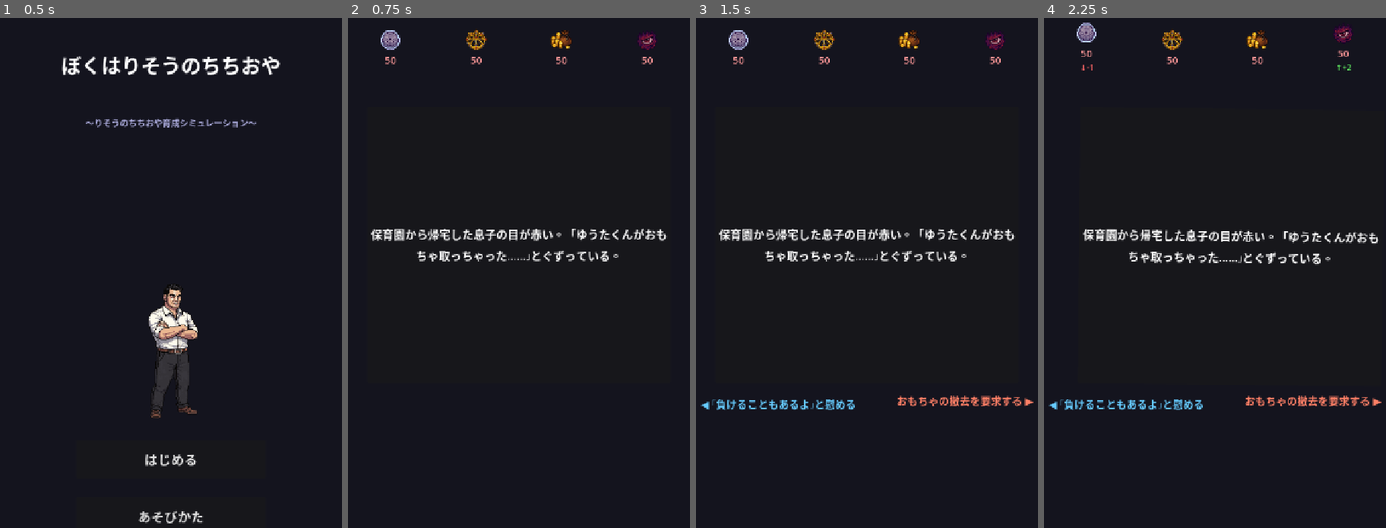
Above: before the commit, frames 1-4 (left to right).
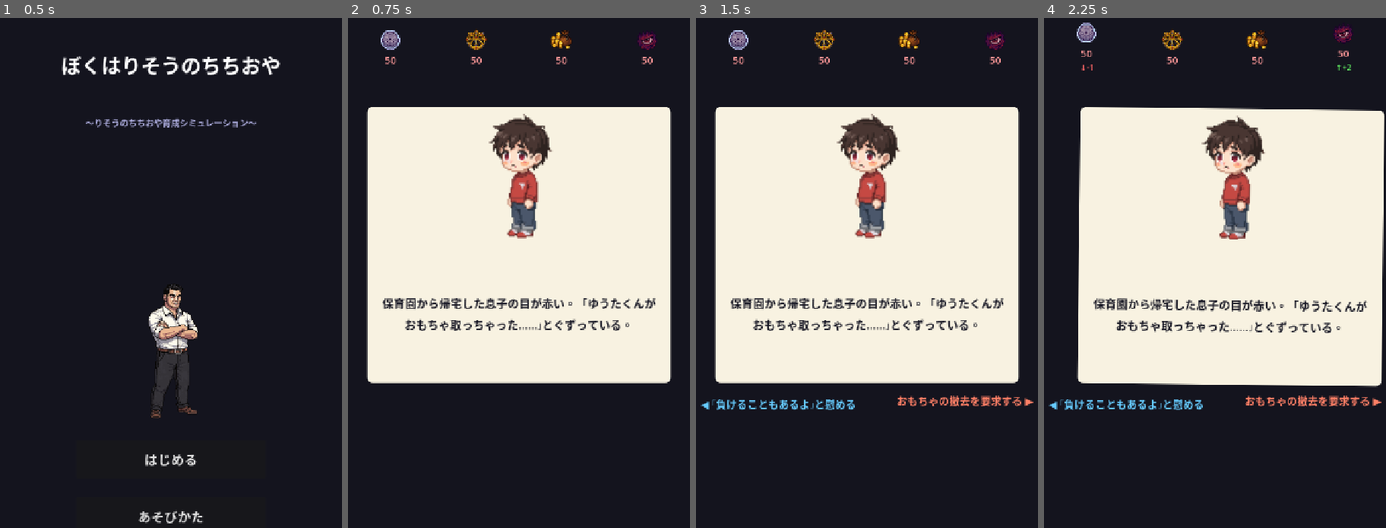
Above: after the commit, the same moments.

Repository: komatubara/boku-wa-risou-no-chichi-oya
Game: Godot game, scene res://scenes/title.tscn
Same seed, same stepped clock (60 frames per second), same inputs: the game is played once before the commit and once after it.
Inputs (mouse positions are in pixels of both pictures, inside the frame that each line leads up to):
- Up to frame 1 (0.5 s): no input
- Up to frame 2 (0.75 s): click "はじめる" at 0.5 s
- Up to frame 3 (1.5 s): tap Enter at 1.25 s; move the mouse to (942, 288) at 1.27 s; click (942, 288) at 1.42 s
- Up to frame 4 (2.25 s): tap Space at 2 s; drag from (1146, 344) to (1197, 436) at 2.02 s

Frame 1 is identical in both runs. In frame 2, 48% of the frame differs, in the area x 5-95%, y 17-72%; in frame 3, 48%; in frame 4, 48%.

Commit message:
カード外観: 白ベージュ背景・キャラクター画像表示を実装
- StyleBoxFlat で白ベージュ角丸カードを追加
- TextureRect でキャラクター画像をカード上部（290px）に表示
- イベントテキストをカード下部に配置、文字色をダーク系に変更
- set_card() で character_image フィールドを読み込んで表示

Co-Authored-By: Claude Sonnet 4.6 <noreply@anthropic.com>

Diff:
--- a/scripts/card_ui.gd
+++ b/scripts/card_ui.gd
@@ -12,9 +12,12 @@
 const CARD_Y := 200.0
 
 var _card_panel: Panel
+var _char_image: TextureRect
 var _event_label: Label
 var _left_hint: Label
 var _right_hint: Label
+
+const IMAGE_H := 290.0  # カード上部のキャラクター画像エリア高さ
 
 var _card_data: Dictionary = {}
 var _drag_start: Vector2 = Vector2.ZERO
@@ -27,23 +30,36 @@
 
 
 func _build_ui() -> void:
-	# カードパネル
+	# カードパネル（白ベージュ・角丸）
 	_card_panel = Panel.new()
 	_card_panel.size = Vector2(CARD_W, CARD_H)
 	_card_panel.position = Vector2(CARD_X, CARD_Y)
+	var style := StyleBoxFlat.new()
+	style.bg_color = Color(0.97, 0.95, 0.88)
+	style.corner_radius_top_left    = 12
+	style.corner_radius_top_right   = 12
+	style.corner_radius_bottom_left = 12
+	style.corner_radius_bottom_right = 12
+	_card_panel.add_theme_stylebox_override("panel", style)
 	add_child(_card_panel)
 
-	# イベントテキスト
+	# キャラクター画像（カード上部）
+	_char_image = TextureRect.new()
+	_char_image.expand_mode = TextureRect.EXPAND_IGNORE_SIZE
+	_char_image.stretch_mode = TextureRect.STRETCH_KEEP_ASPECT_CENTERED
+	_char_image.size = Vector2(CARD_W, IMAGE_H)
+	_char_image.position = Vector2(0, 0)
+	_card_panel.add_child(_char_image)
+
+	# イベントテキスト（カード下部）
 	_event_label = Label.new()
-	_event_label.set_anchors_and_offsets_preset(Control.PRESET_FULL_RECT)
-	_event_label.add_theme_constant_override("margin_left", 24)
-	_event_label.add_theme_constant_override("margin_right", 24)
-	_event_label.add_theme_constant_override("margin_top", 24)
-	_event_label.add_theme_constant_override("margin_bottom", 24)
+	_event_label.size = Vector2(CARD_W - 48, CARD_H - IMAGE_H - 16)
+	_event_label.position = Vector2(24, IMAGE_H + 8)
 	_event_label.horizontal_alignment = HORIZONTAL_ALIGNMENT_CENTER
 	_event_label.vertical_alignment = VERTICAL_ALIGNMENT_CENTER
 	_event_label.autowrap_mode = TextServer.AUTOWRAP_WORD_SMART
 	_event_label.add_theme_font_size_override("font_size", 24)
+	_event_label.add_theme_color_override("font_color", Color(0.1, 0.1, 0.15))
 	_card_panel.add_child(_event_label)
 
 	# アクションヒント（スワイプ開始時のみ表示）
@@ -71,6 +87,10 @@
 	_event_label.text = data["event_text"]
 	_left_hint.text = "◀ " + data["swipe_left"]["action_text"]
 	_right_hint.text = data["swipe_right"]["action_text"] + " ▶"
+	# キャラクター画像を読み込む
+	var img_path: String = data.get("character_image", "")
+	_char_image.texture = load(img_path) if img_path != "" else null
+	_char_image.visible = _char_image.texture != null
 	_card_panel.position = Vector2(CARD_X, CARD_Y)
 	_card_panel.rotation = 0.0
 	_card_panel.scale = Vector2.ONE
